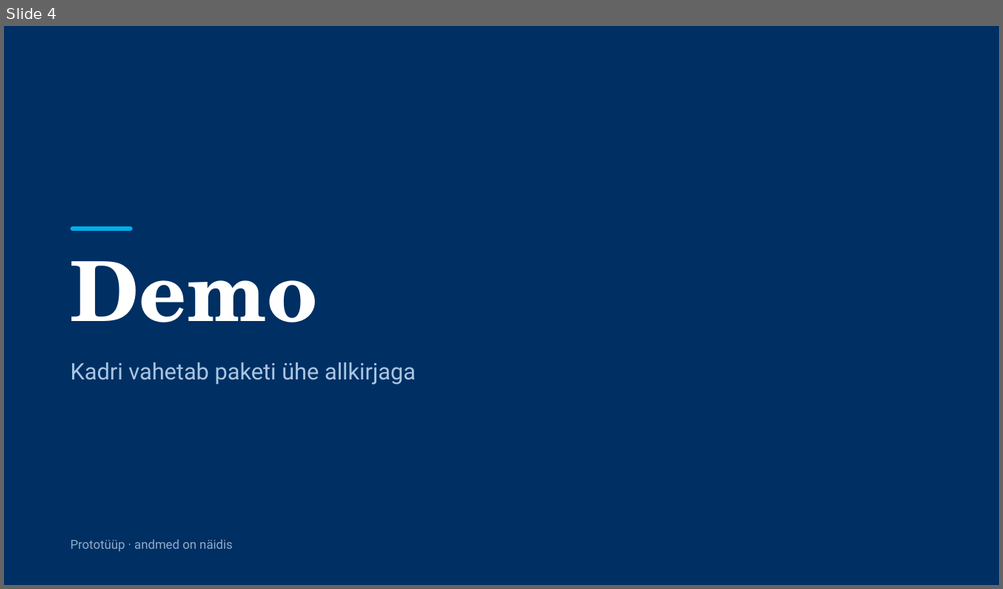
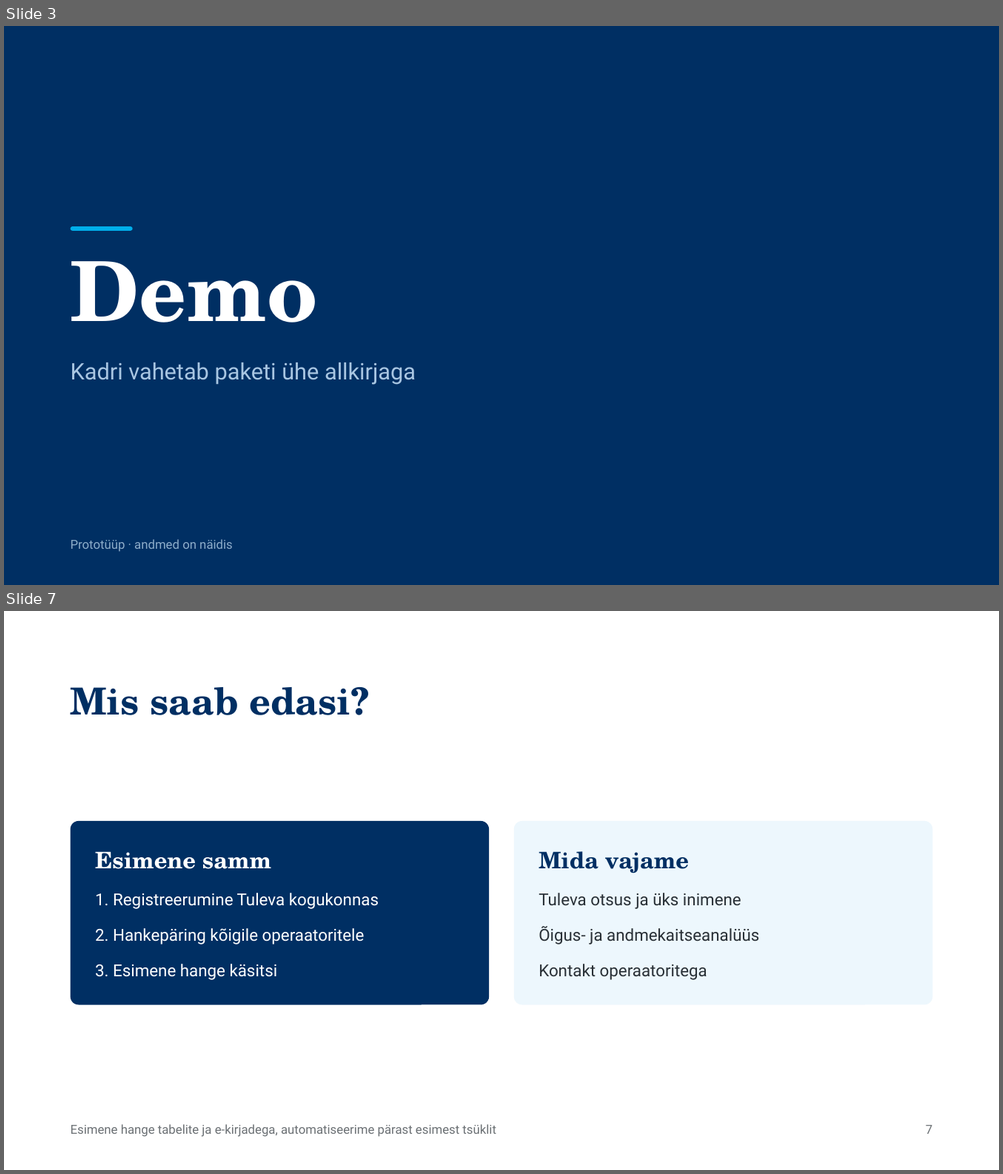
Before and after one commit to ulaurson/tuleva-kogum, a slide deck: esitlus/tuleva-kogum-pitch.pptx. Shown one above the other, each under a label of ours: slide 4 before the commit, slides 3 and 7 after it; the slides between them are not shown. The pictures are 1003x589 and 1003x1174 pixels, drawn with LibreOffice and Linux fonts; fonts in the diff are those of the drawing. Boxes give left, top, right and bottom in pixels: in the first picture for what was removed or moved away, otherwise in the second. Text is boxed around its words. In the diff, an @@ line names an element or a change of style, - is before the commit and + after.

```diff
--- a/esitlus/tuleva-kogum-pitch.pptx
+++ b/esitlus/tuleva-kogum-pitch.pptx
@@ slide 7 added at (4, 611, 999, 1170), background #FFFFFF @@
@@ title added at (71, 687, 369, 715), 36 pt, text #002F63, bold @@
+Mis saab edasi?
@@ rounded rectangle added at (71, 821, 489, 1005), fill #002F63 @@
@@ rounded rectangle added at (514, 821, 932, 1005), fill #EDF7FD @@
@@ text added at (95, 851, 271, 869), 22 pt, text #FFFFFF, bold @@
+Esimene samm
@@ text added at (538, 851, 688, 873), 22 pt, text #002F63, bold @@
+Mida vajame
@@ text added at (95, 893, 378, 909), 16 pt, text #FFFFFF @@
+1. Registreerumine Tuleva kogukonnas
@@ text added at (538, 893, 741, 909), 16 pt, text #293036 @@
+Tuleva otsus ja üks inimene
@@ text added at (95, 928, 364, 945), 16 pt, text #FFFFFF @@
+2. Hankepäring kõigile operaatoritele
@@ text added at (538, 926, 759, 945), 16 pt, text #293036 @@
+Õigus- ja andmekaitseanalüüs
@@ text added at (95, 964, 278, 980), 16 pt, text #FFFFFF @@
+3. Esimene hange käsitsi
@@ text added at (538, 964, 707, 980), 16 pt, text #293036 @@
+Kontakt operaatoritega
@@ text added at (71, 1125, 496, 1137), 12 pt, text #6B7074 @@
+Esimene hange tabelite ja e-kirjadega, automatiseerime pärast esimest tsüklit
@@ text added at (925, 1125, 932, 1134), 12 pt, text #6B7074 @@
+7
@@ what was slide 4 is now slide 3 @@
```
Also in this commit, not shown: 3 slides changed, 7 other slides added, 6 slides removed, 1 other file.
